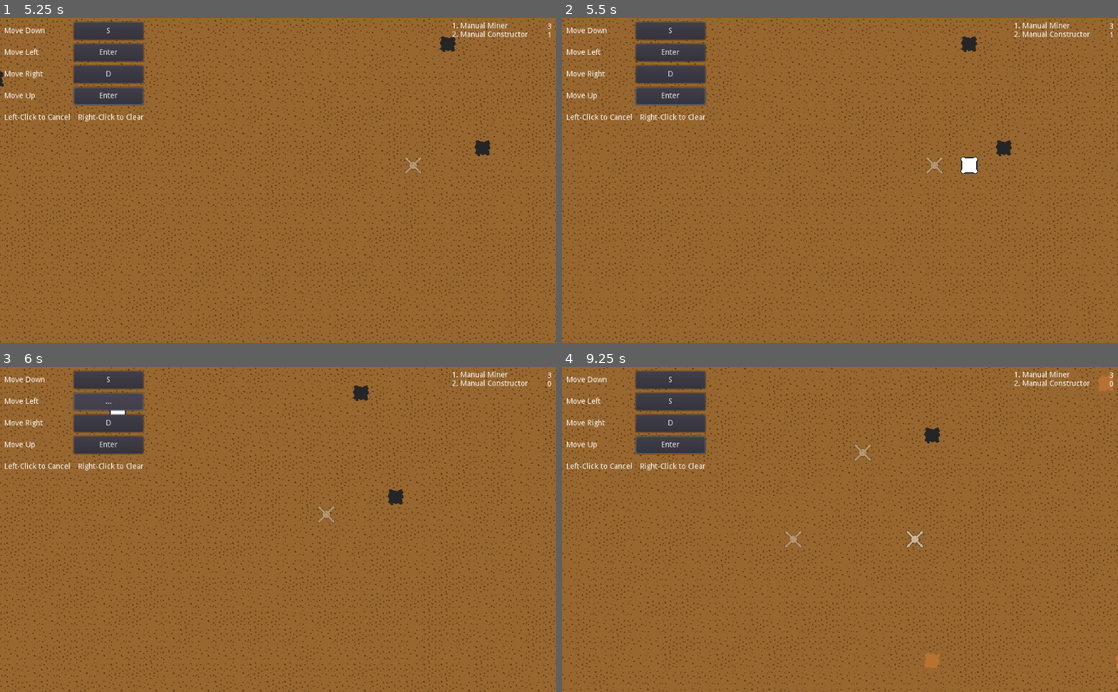
Above: before the commit, frames 1-4 (two rows, left to right).
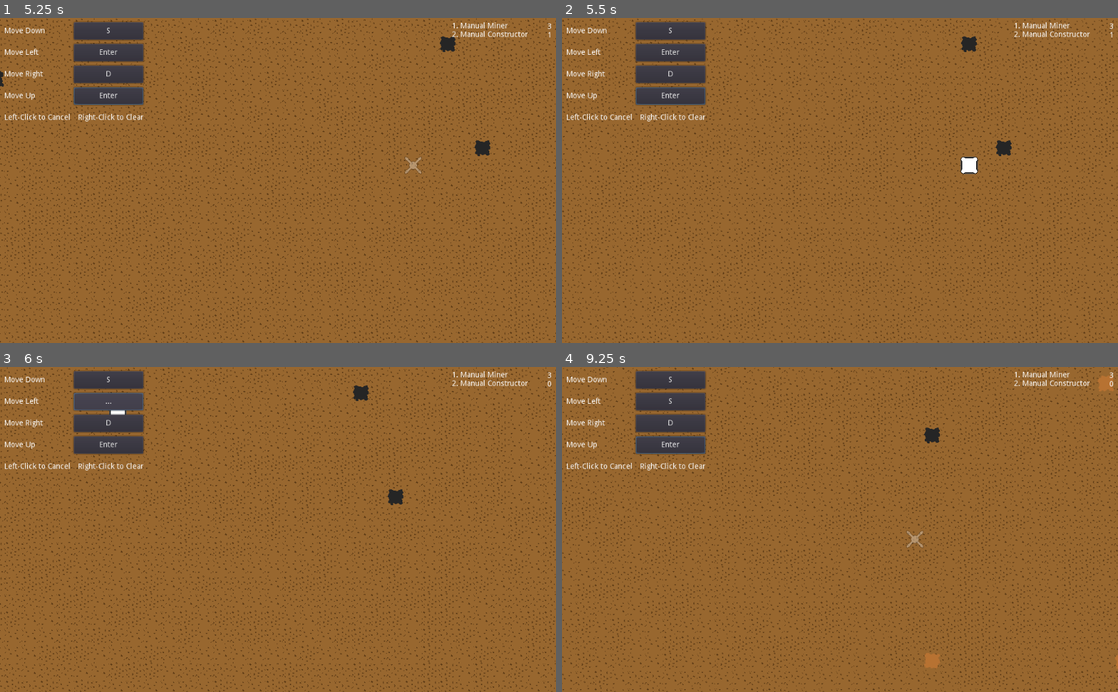
Above: after the commit, the same moments.

Repository: elyctech/one-more-factory-game
Game: Godot game, scene res://screens/title/title_screen.tscn
The game is run twice, just before and just after one commit, with the same random seed, the same clock (stepped at 60 frames per second) and the same inputs.
Inputs (mouse positions are in pixels of both pictures, inside the frame that each line leads up to):
- Up to frame 1 (5.25 s): click "Prototype 1" at 0.5 s; click "S" at 1.25 s; click "..." at 2 s; click "A" at 2.75 s; click "D" at 3.5 s; click "W" at 4.25 s; tap Enter at 5 s; move the mouse to (400, 164) at 5.02 s; hold D (move_right) from 5.03 s (still down); tap 1 (hotkey1) at 5.1 s; click (400, 164) at 5.17 s
- Up to frame 2 (5.5 s): keep holding D (move_right); tap 2 (hotkey2) at 5.3 s
- Up to frame 3 (6 s): release D (move_right) at 5.75 s; click "Enter" at 5.75 s
- Up to frame 4 (9.25 s): click "Enter" at 6.5 s; tap Enter (move_left) at 7.25 s; move the mouse to (890, 513) at 7.27 s; hold S (move_down) 7.28-8.03 s; tap 2 (hotkey2) at 7.35, 8.3, 8.85 s; click (890, 513) at 7.42 s; tap 1 (hotkey1) at 7.55, 8.1, 9.05 s; tap Enter (move_up) at 8, 8.75 s; move the mouse to (906, 529) at 8.02 s; hold D (move_right) 8.03-8.78 s; click (906, 529) at 8.17 s; move the mouse to (906, 529) at 8.77 s; hold Enter (move_up) from 8.78 s (still down); click (906, 529) at 8.92 s

Frame 1 is identical in both runs. In frame 2, less than 0.1% of the frame differs, in the area x 65-69%, y 42-49%; in frame 3, less than 0.1%; in frame 4, 0.2%, in the area x 40-65%, y 23-56%.

Commit message:
fix: destroy old preview structure when new placement initiated

Diff:
--- a/Components/structure_layer/structure_layer.gd
+++ b/Components/structure_layer/structure_layer.gd
@@ -34,6 +34,9 @@
 
 
 func start_placing_structure(structure_name):
+	if _placing_structure:
+		_cancel_placing_structure()
+
 	var structure_scene = _structures.get(structure_name)
 
 	# TODO Throw error if null
@@ -46,6 +49,12 @@
 		# Enter placing structure mode
 		_placing_structure = true
 		Input.set_mouse_mode(Input.MOUSE_MODE_HIDDEN)
+
+
+func _cancel_placing_structure():
+	_structure_to_place.queue_free()
+	_structure_to_place = null
+	_placing_structure = false
 
 
 func _finish_placing_structure():
